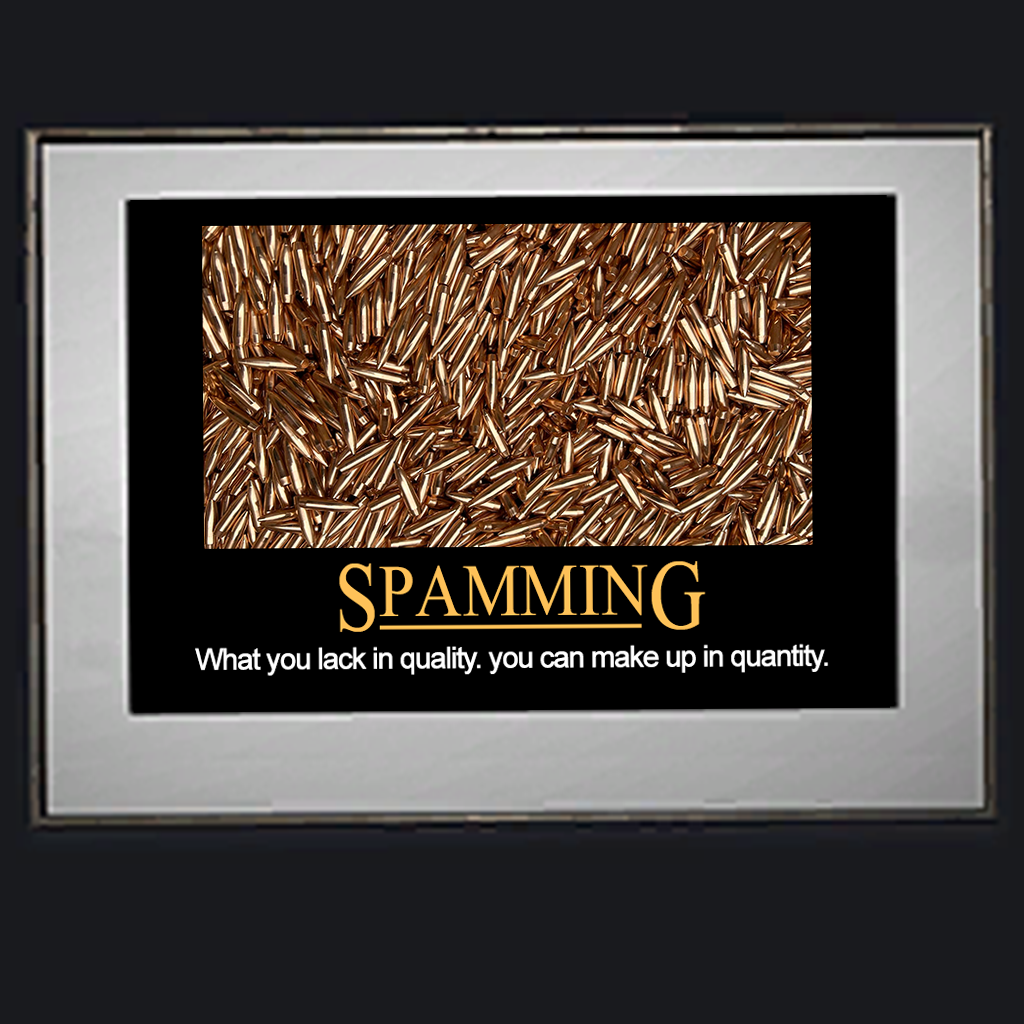
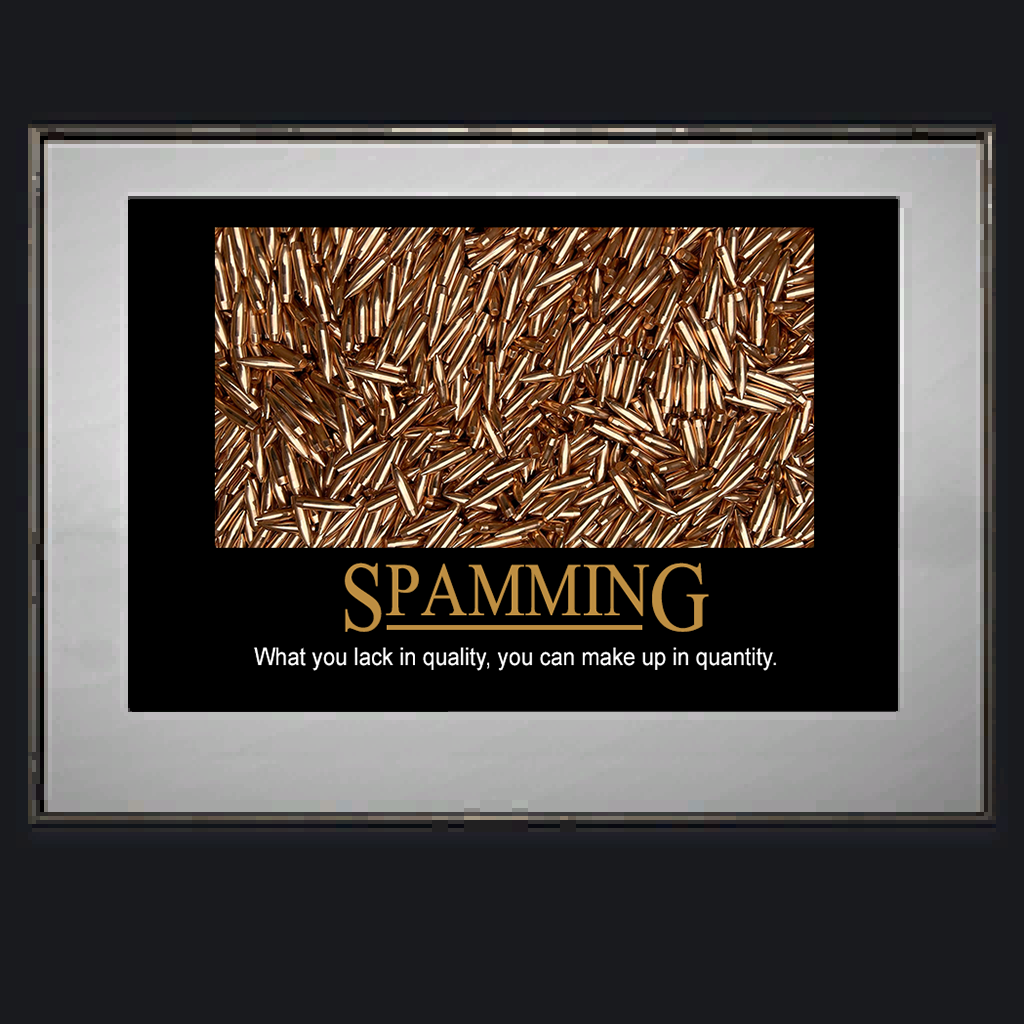
Before/after of a 1024 x 1024 layered artwork. What changed in the layer stack:
removed layer "HD cópia" over [130, 195, 890, 713]
renamed "Camada 0" to "HD", painted on it over [15, 111, 1010, 850]
added layer "Original" over [15, 111, 1010, 850]
